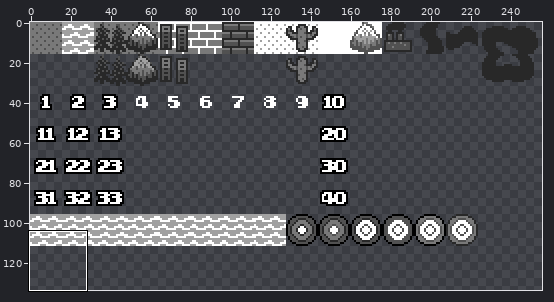
Two versions of one sprite sheet, resources/img/tilesets/ow.png. Above, an overview of the earlier version with the close-up marked.
Close-up. The starting point:
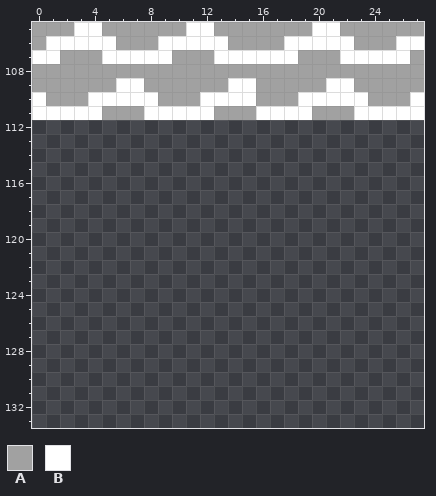
The file is 256x256 pixels. Shown: x 0..27, y 105..133. The wide view leaves out empty margins.
Palette (. is transparent): A #a1a1a1  B #ffffff
Pixels before, first column x 0:
105 AAABBAAAAAABBAAAAAAABBAAAAAA
106 ABBBBBAAABBBBBAAAABBBBBAAABB
107 BBAAABBBBBAAABBBBBBAAABBBBBA
108 AAAAAAAAAAAAAAAAAAAAAAAAAAAA
109 AAAAAABBAAAAAABBAAAAABBAAAAA
110 BAAABBBBBAAABBBBAAABBBBBAAAB
111 BBBBBAAABBBBBAAABBBBAAABBBBB
Now the later version:
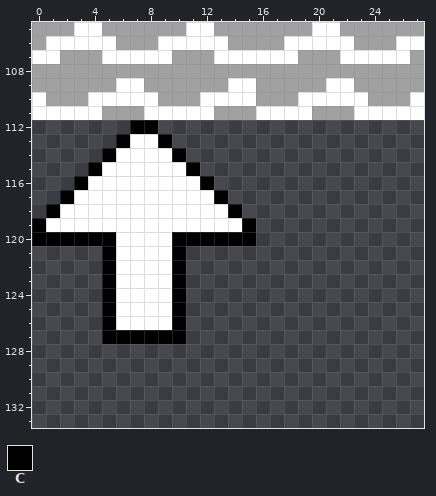
Colours new in this view: C #000000
Difference:
Colour B now appears in row 113 at x 7 to 8; in row 114 at x 6 to 9; in row 115 at x 5 to 10; in row 116 at x 4 to 11; in row 117 at x 3 to 12; in row 118 at x 2 to 13.
Colour B now appears in row 119 at x 1 to 14; in rows 120 to 126 at x 6 to 9.
Colour C now appears in row 112 at x 7 to 8; in row 113 at x 6 and 9; in row 114 at x 5 and 10; in row 115 at x 4 and 11; in row 116 at x 3 and 12; in row 117 at x 2 and 13.
Colour C now appears in row 118 at x 1 and 14; in row 119 at x 0 and 15; in row 120 at x 0 to 5 and 10 to 15; in rows 121 to 126 at x 5 and 10; in row 127 at x 5 to 10.
Where, in picture pixels (left, top, right, bottom), the same in both close-ups:
added: (32, 120, 256, 344)
